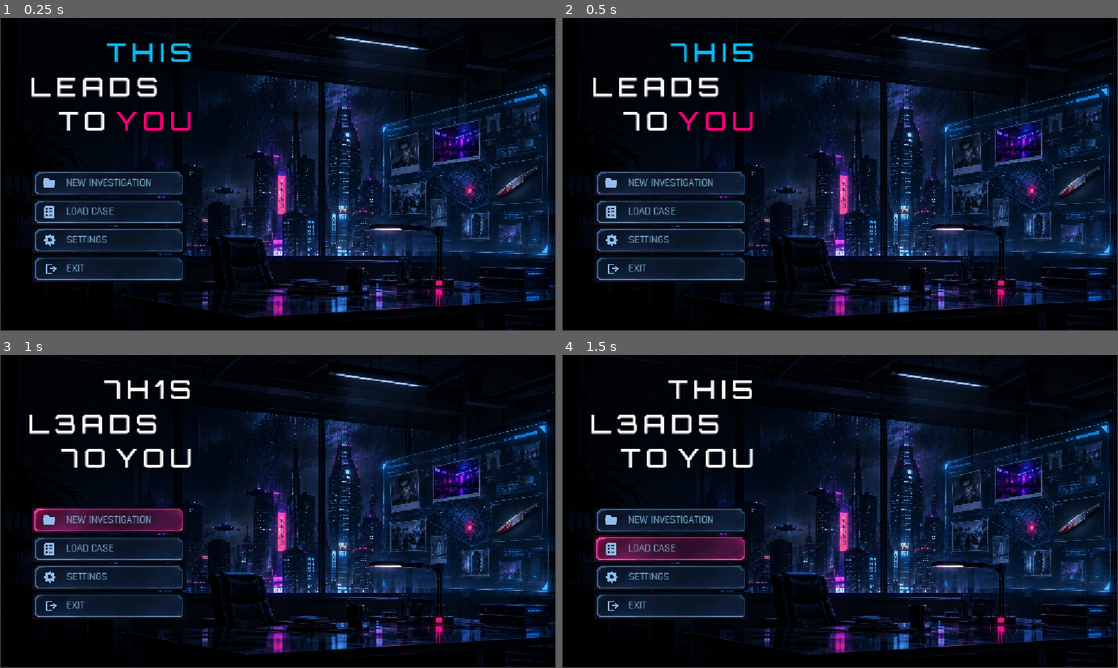
Above: before the commit, frames 1-4 (two rows, left to right).
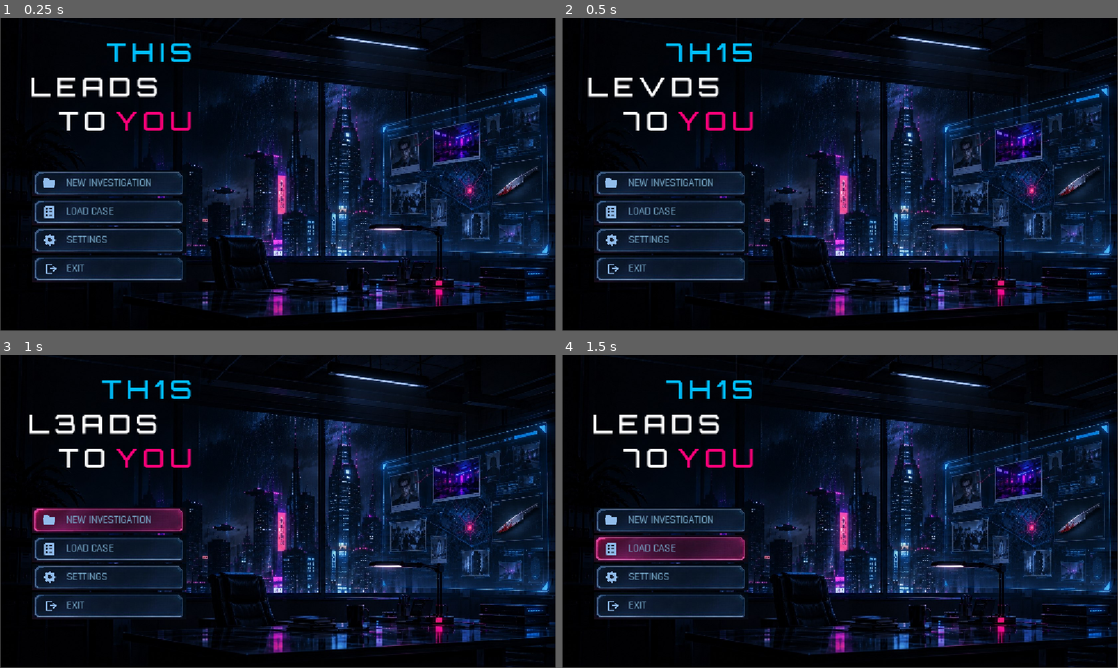
Above: after the commit, the same moments.

Repository: leen2233/MUrD3r--MY573rY-64M3
Game: Godot game, scene res://scenes/main_menu.tscn
Same seed, same stepped clock (60 frames per second), same inputs: the game is played once before the commit and once after it. The project has no main scene, so this scene is started directly.
Inputs (mouse positions are in pixels of both pictures, inside the frame that each line leads up to):
- Up to frame 1 (0.25 s): no input
- Up to frame 2 (0.5 s): no input
- Up to frame 3 (1 s): click (111, 520) at 0.5 s
- Up to frame 4 (1.5 s): click (673, 549) at 1.25 s

Frame 1 is identical in both runs. In frame 2, 0.8% of the frame differs, in the area x 4-35%, y 8-26%; in frame 3, 0.9%; in frame 4, 1.2%, in the area x 5-35%, y 8-36%.

Commit message:
started working on intro scene

Diff:
--- /dev/null
+++ b/scenes/intro.gd
@@ -0,0 +1,45 @@
+extends Control
+
+const FINAL_Y = -10
+const Y_STEP = 100
+var after_seconds = 1;
+var time_passed = 0;
+var step = 0;
+var start_animation = false
+@onready var image_1: NinePatchRect = $Image1
+@onready var image_2: NinePatchRect = $Image2
+@onready var image_3: NinePatchRect = $Image3
+@onready var image_4: NinePatchRect = $Image4
+
+
+# Called when the node enters the scene tree for the first time.
+func _ready() -> void:
+	pass # Replace with function body.
+
+
+func _process(delta: float) -> void:
+	if start_animation == true and time_passed < after_seconds:
+		time_passed += delta
+	if time_passed > after_seconds:
+		if step == 0:
+			move_window(image_1)
+		elif step == 1:
+			move_window(image_2)
+		elif step == 2:
+			move_window(image_3)
+		elif step == 3:
+			move_window(image_4)
+
+
+func move_window(node):
+	print(node.position.y, FINAL_Y)
+	if node.position.y > FINAL_Y:
+		node.position = node.position - Vector2(0, min(Y_STEP, node.position.y - FINAL_Y))
+	else:
+		step += 1
+		time_passed = 0
+
+
+func _on_texture_button_button_up() -> void:
+	start_animation = true
+	after_seconds = 0.5
--- /dev/null
+++ b/scenes/intro.tscn
@@ -0,0 +1,129 @@
+[gd_scene format=3 uid="uid://dsa7q6i4gvck"]
+
+[ext_resource type="Script" uid="uid://cywq35ib00xm4" path="res://scenes/intro.gd" id="1_es01l"]
+[ext_resource type="Texture2D" uid="uid://bb88uwnkasv5f" path="res://assets/images/screen_bg.png" id="2_i2l1n"]
+[ext_resource type="Texture2D" uid="uid://sshosvf2xb66" path="res://assets/images/status_bar.png" id="3_wfs7u"]
+[ext_resource type="Texture2D" uid="uid://dwpnavggw5b2a" path="res://assets/images/Untitled.png" id="4_i2l1n"]
+[ext_resource type="Texture2D" uid="uid://dqrbq2a7cxvrc" path="res://assets/images/1.png" id="5_wfs7u"]
+[ext_resource type="Texture2D" uid="uid://cxjxx00crcvq1" path="res://assets/images/2.png" id="7_t1qkj"]
+[ext_resource type="Texture2D" uid="uid://csc0yi4333gpo" path="res://assets/images/3.png" id="8_272cy"]
+[ext_resource type="Texture2D" uid="uid://dpcv6p0w8odua" path="res://assets/images/4.png" id="9_37iue"]
+[ext_resource type="Texture2D" uid="uid://c7yllr3e3jqbl" path="res://assets/images/file_icon.png" id="9_t1qkj"]
+[ext_resource type="Texture2D" uid="uid://d00jftnv3j64n" path="res://assets/images/pressed.png" id="10_37iue"]
+[ext_resource type="Texture2D" uid="uid://skve8j1qfc0k" path="res://assets/images/hover.png" id="10_272cy"]
+
+[node name="Intro" type="Control" unique_id=126197322]
+layout_mode = 3
+anchors_preset = 15
+anchor_right = 1.0
+anchor_bottom = 1.0
+grow_horizontal = 2
+grow_vertical = 2
+script = ExtResource("1_es01l")
+
+[node name="ScreenBg" type="Sprite2D" parent="." unique_id=175847472]
+position = Vector2(576.75, 322.375)
+scale = Vector2(0.6880981, 0.68995744)
+texture = ExtResource("2_i2l1n")
+
+[node name="StatusBar" type="Sprite2D" parent="." unique_id=1858109772]
+position = Vector2(563, 31.375002)
+scale = Vector2(0.35857493, 0.3442982)
+texture = ExtResource("3_wfs7u")
+
+[node name="Image1" type="NinePatchRect" parent="." unique_id=1948528314]
+z_index = 1
+layout_mode = 0
+offset_left = 139.0
+offset_top = 631.99994
+offset_right = 2571.3525
+offset_bottom = 2584.941
+scale = Vector2(0.34, 0.34)
+texture = ExtResource("4_i2l1n")
+patch_margin_left = 324
+patch_margin_top = 522
+patch_margin_right = 549
+patch_margin_bottom = 503
+
+[node name="1" type="Sprite2D" parent="Image1" unique_id=640824302]
+z_as_relative = false
+position = Vector2(1216.5442, 995.58813)
+scale = Vector2(1.5655468, 1.53017)
+texture = ExtResource("5_wfs7u")
+
+[node name="Image2" type="NinePatchRect" parent="." unique_id=2072312131]
+z_index = 2
+layout_mode = 0
+offset_left = 63.000015
+offset_top = 630.0
+offset_right = 2495.3525
+offset_bottom = 2582.941
+scale = Vector2(0.34, 0.34)
+texture = ExtResource("4_i2l1n")
+patch_margin_left = 324
+patch_margin_top = 522
+patch_margin_right = 549
+patch_margin_bottom = 503
+
+[node name="2" type="Sprite2D" parent="Image2" unique_id=327437486]
+z_index = 1
+z_as_relative = false
+position = Vector2(1224.2648, 995.5883)
+scale = Vector2(1.5792575, 1.5572525)
+texture = ExtResource("7_t1qkj")
+
+[node name="Image3" type="NinePatchRect" parent="." unique_id=522817332]
+z_index = 3
+layout_mode = 0
+offset_left = 213.99998
+offset_top = 630.0
+offset_right = 2646.3525
+offset_bottom = 2585.8823
+scale = Vector2(0.34, 0.34)
+texture = ExtResource("4_i2l1n")
+patch_margin_left = 324
+patch_margin_top = 522
+patch_margin_right = 549
+patch_margin_bottom = 503
+
+[node name="3" type="Sprite2D" parent="Image3" unique_id=1451860293]
+z_index = 2
+z_as_relative = false
+position = Vector2(1217.647, 1000.73553)
+scale = Vector2(1.5883981, 1.5694401)
+texture = ExtResource("8_272cy")
+
+[node name="Image4" type="NinePatchRect" parent="." unique_id=78935679]
+z_index = 4
+layout_mode = 0
+offset_left = 139.00003
+offset_top = 632.0
+offset_right = 2571.3525
+offset_bottom = 2587.8823
+scale = Vector2(0.34, 0.34)
+texture = ExtResource("4_i2l1n")
+patch_margin_left = 324
+patch_margin_top = 522
+patch_margin_right = 549
+patch_margin_bottom = 503
+
+[node name="4" type="Sprite2D" parent="Image4" unique_id=918490467]
+z_index = 3
+z_as_relative = false
+position = Vector2(1219.1176, 988.2352)
+scale = Vector2(1.5660546, 1.549128)
+texture = ExtResource("9_37iue")
+
+[node name="TextureButton" type="TextureButton" parent="." unique_id=1561513372]
+layout_mode = 0
+offset_left = 47.0
+offset_top = 87.0
+offset_right = 117.0
+offset_bottom = 141.0
+texture_normal = ExtResource("9_t1qkj")
+texture_pressed = ExtResource("10_37iue")
+texture_hover = ExtResource("10_272cy")
+ignore_texture_size = true
+stretch_mode = 0
+
+[connection signal="button_up" from="TextureButton" to="." method="_on_texture_button_button_up"]
--- a/scenes/main_menu.tscn
+++ b/scenes/main_menu.tscn
@@ -1,6 +1,6 @@
 [gd_scene format=3 uid="uid://2yvq6yiiep7y"]
 
-[ext_resource type="Texture2D" uid="uid://brkf765y0xpqb" path="res://assets/images/photo_2026-11-15_16-42-20.jpg" id="1_l6cm7"]
+[ext_resource type="Texture2D" uid="uid://brkf765y0xpqb" path="res://assets/images/main_menu_bg.jpg" id="1_l6cm7"]
 [ext_resource type="Texture2D" uid="uid://cr6uhbgw01obg" path="res://assets/images/button_texture.jpg" id="2_bqqt6"]
 [ext_resource type="Texture2D" uid="uid://cloj0jn3oa7fx" path="res://assets/images/button_pressed.jpg" id="3_8ln24"]
 [ext_resource type="Texture2D" uid="uid://yhrqesx8s0jk" path="res://assets/images/button_hover.jpg" id="3_wu84c"]
@@ -30,7 +30,7 @@
 grow_horizontal = 2
 grow_vertical = 2
 
-[node name="Photo20261115164220" type="Sprite2D" parent="." unique_id=120776709]
+[node name="bg" type="Sprite2D" parent="." unique_id=120776709]
 position = Vector2(575.24994, 322.62497)
 scale = Vector2(0.6863038, 0.68730074)
 texture = ExtResource("1_l6cm7")
@@ -201,7 +201,7 @@
 bbcode_enabled = true
 text = "[color=#00BFFF]THIS[/color]
 LEADS
-TO [color=\"#FF007A\"]YOU[/color]"
+TO [color=\"#FF007a\"]YOU[/color]"
 horizontal_alignment = 2
 vertical_alignment = 1
 script = ExtResource("11_lgwnu")
--- a/scripts/glitcher.gd
+++ b/scripts/glitcher.gd
@@ -4,9 +4,6 @@
 var progress = 0
 var changed_chars = {}
 
-const ORIGINAL_TEXT = '[color=#00Bfff]THIS[/color]
-LEADS
-TO [color="#ff007a"]YOU[/color]'
 const LEET_CHARS_DICT = {"T": "7", "I": "1", "S": "5", "E": "3", "A": "V", "O":"0"}
 const LEET_CHARs = "TISEAO"
 
@@ -36,6 +33,8 @@
 			if ch_to_change not in changed_chars or not changed_chars[ch_to_change]:
 				t = t.replace(ch_to_change, LEET_CHARS_DICT[ch_to_change])
 
+		t = t.replace("Ta", "7a").replace("OO", "00")
+		print(t)
 		text = t
 		passed_time = 0
 
Binary file added: assets/images/1.png
Not shown, added: assets/images/1.png.import
Binary file added: assets/images/2.png
Not shown, added: assets/images/2.png.import
Binary file added: assets/images/3.png
Not shown, added: assets/images/3.png.import
Binary file added: assets/images/4.png
Not shown, added: assets/images/4.png.import
Binary file added: assets/images/Untitled.png
Not shown, added: assets/images/Untitled.png.import
Binary file added: assets/images/file_icon.png
Not shown, added: assets/images/file_icon.png.import
(and 13 more such lines)
